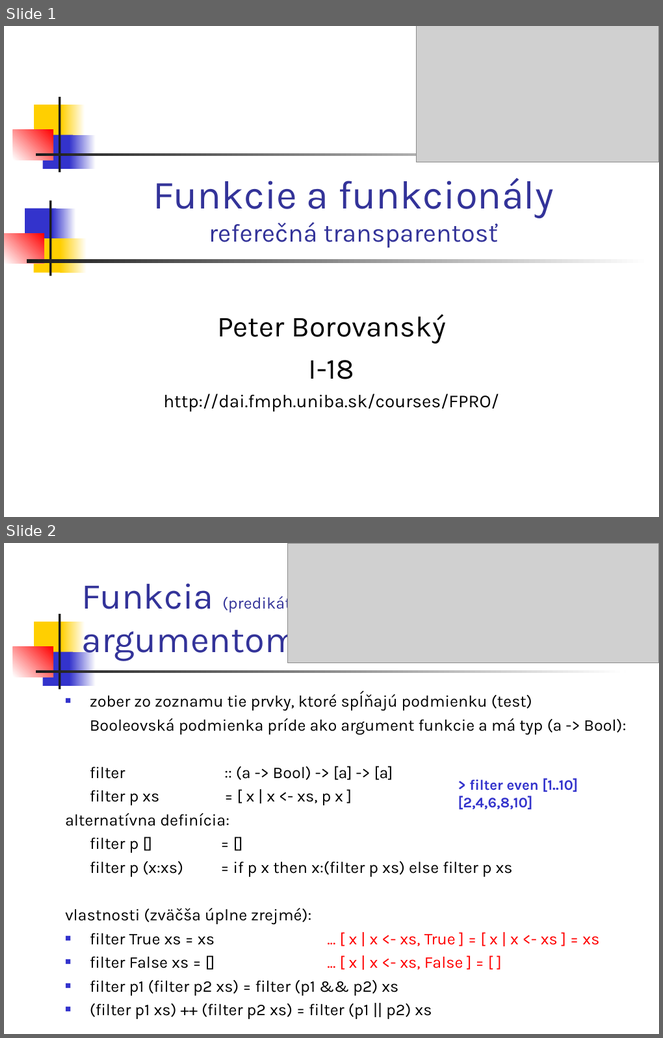
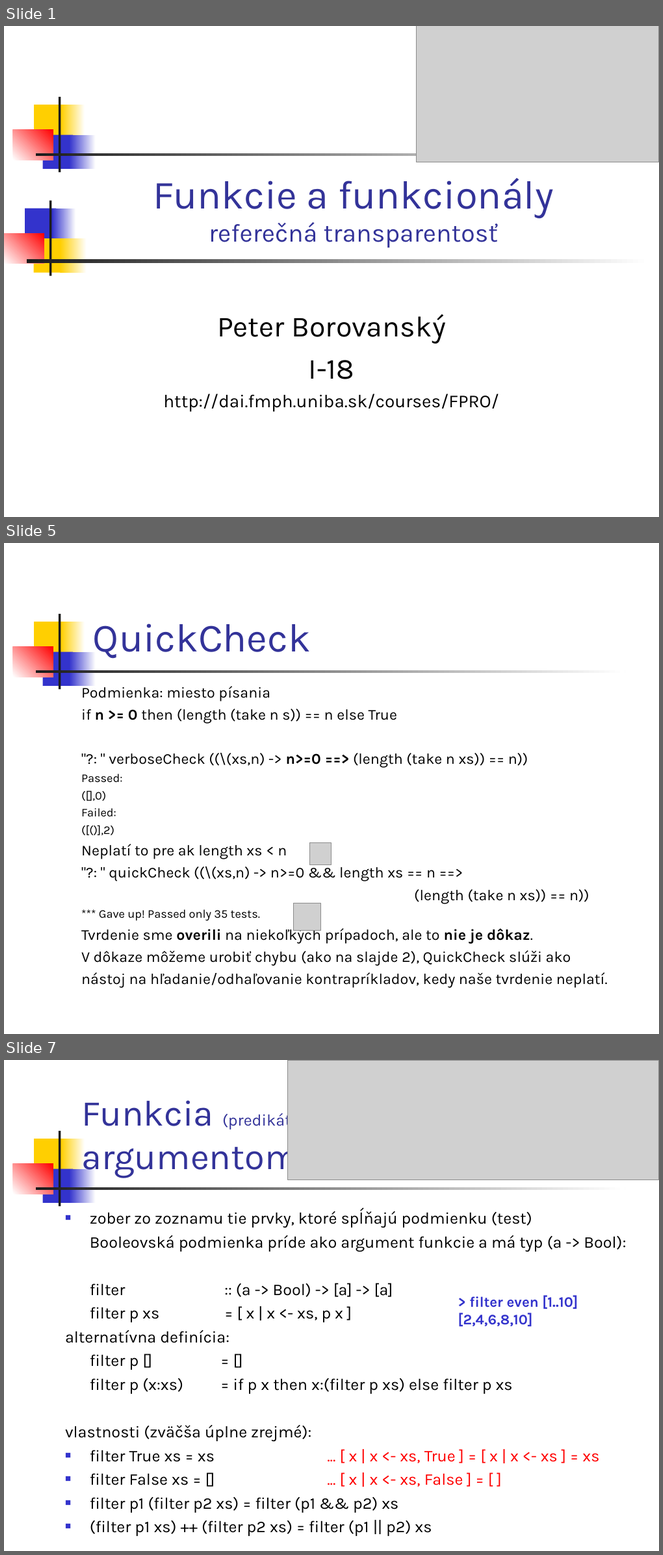
Before and after one commit to Funkcionalne/Prednasky, a slide deck: 02/02_fpro.ppt. Shown one above the other, each under a label of ours: slides 1 and 2 before the commit, slides 1, 5 and 7 after it; the slides between them are not shown. The pictures are 663x1038 and 663x1555 pixels, drawn with LibreOffice and Linux fonts; fonts in the diff are those of the drawing; grey boxes stand for pictures. Boxes give left, top, right and bottom in pixels: in the first picture for what was removed or moved away, otherwise in the second. Text is boxed around its words. In the diff, an @@ line names an element or a change of style, - is before the commit and + after.

```diff
--- a/02/02_fpro.ppt
+++ b/02/02_fpro.ppt
@@ slide 5 added at [4,543,659,1034], background #FFFFFF; not listed: 7 template elements that a slide beside it also shows @@
@@ title added at [93,624,311,659], 44 pt, text #333399 @@
+QuickCheck
@@ text added at [81,684,608,988], 16.6 pt, text #000000 @@
+Podmienka: miesto písania
+if n >= 0 then (length (take n s)) == n else True
+"?: " verboseCheck ((\(xs,n) -> n>=0 ==> (length (take n xs)) == n))
+Passed:
+([],0)
+Failed:
+([()],2)
+Neplatí to pre ak length xs < n
+"?: " quickCheck ((\(xs,n) -> n>=0 && length xs == n ==>
+(length (take n xs)) == n))
+*** Gave up! Passed only 35 tests.
+Tvrdenie sme overili na niekoľkých prípadoch, ale to nie je dôkaz.
+V dôkaze môžeme urobiť chybu (ako na slajde 2), QuickCheck slúži ako
+nástoj na hľadanie/odhaľovanie kontrapríkladov, kedy naše tvrdenie neplatí.
@@ picture added at [310,843,332,865] @@
@@ picture added at [294,903,321,931] @@
@@ what was slide 2 is now slide 7 @@
```
Also in this commit, not shown: 1 slide changed, 5 other slides added, 2 other files.
